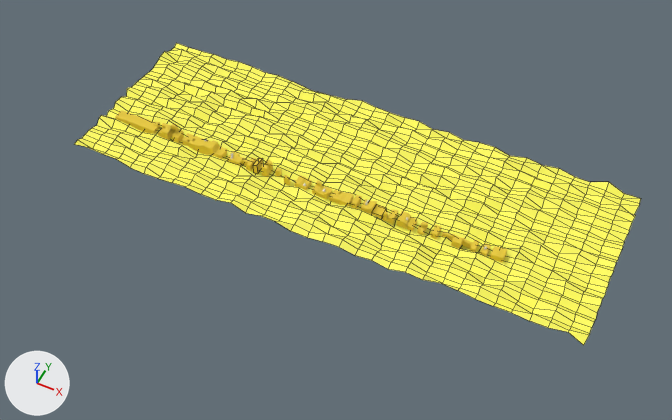
An edit to the FBX model Assets/Models/LevelModels/GameProjectMap2.fbx, drawn before and after from the same camera.
One viewpoint serves both versions: a 50 mm lens placed at (375.0, -389.0, 473.0), pointed at (181.0, -1.0, -11.0). Arrows for +X, +Y and +Z are at lower left; the lights stay in place. Mesh edges are drawn as thin lines on the coarser meshes. Where no turn or scale is listed for an object, it has been applied to the vertices.
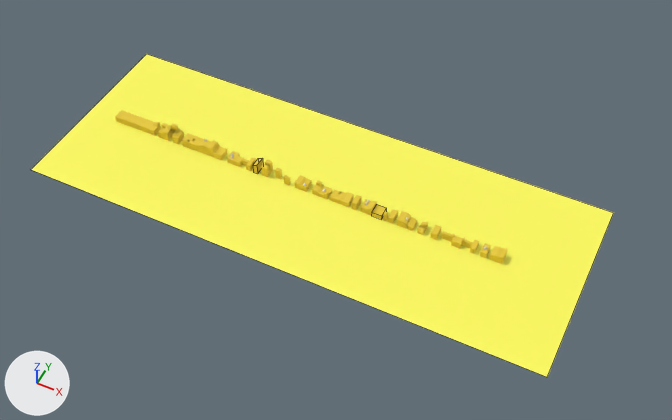
Edits to the bpy script that builds the scene:
```text
Change me_plane_001:
    used by ob_plane; location = (0.0, 11.5, 0.0); scale = (12.1, 12.1, 12.1)
    remove me_plane_001.from_pydata(...)  # 1089 vertices, 1024 faces; spans x -1.0..30.5, y -4.2..7.0, z -0.3..0.3
    add me_plane_001.from_pydata(...)  # 4 vertices, 1 face; spans x -1.0..14.1, y -1.0..1.0, z 0.0
    me_plane_001 part 1: 1089 vertices removed from x -1.0..30.5, y -4.2..7.0, z -0.3..0.3; 4 vertices added at x -1.0..14.1, y -1.0..1.0, z 0.0
    me_plane_001 part 2: the surface is now shaded flat
Change ob_plane:
    ob_plane.location: (0.0, 11.5, 0.0) -> (0.0, 0.0, 0.0)
    ob_plane.scale: (12.1, 12.1, 12.1) -> (25.1, 72.3, 1.0)
```

Changed parts and their boxes [x1, y1, x2, y2] in the pictures (672 x 420 px):
'Plane', reshaped, moved, rescaled (7% taller): before [75, 43, 641, 345]; after [31, 54, 614, 377]
part 1 of me_plane_001, cut back: before [75, 43, 641, 345]; after [31, 54, 614, 377]
